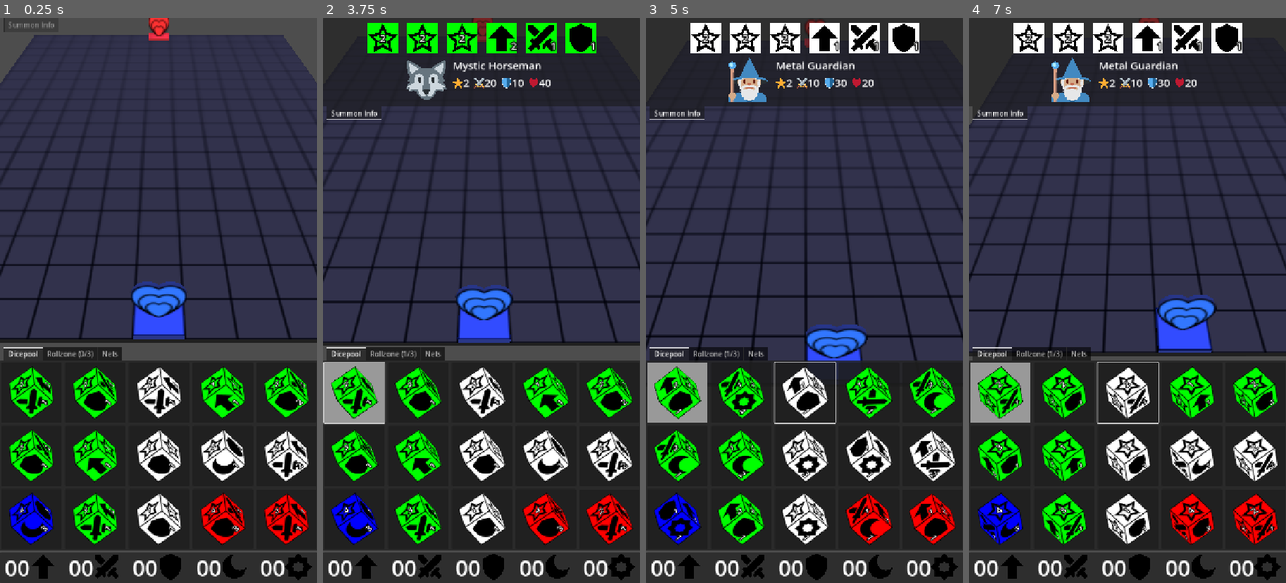
Above: before the commit, frames 1-4 (left to right).
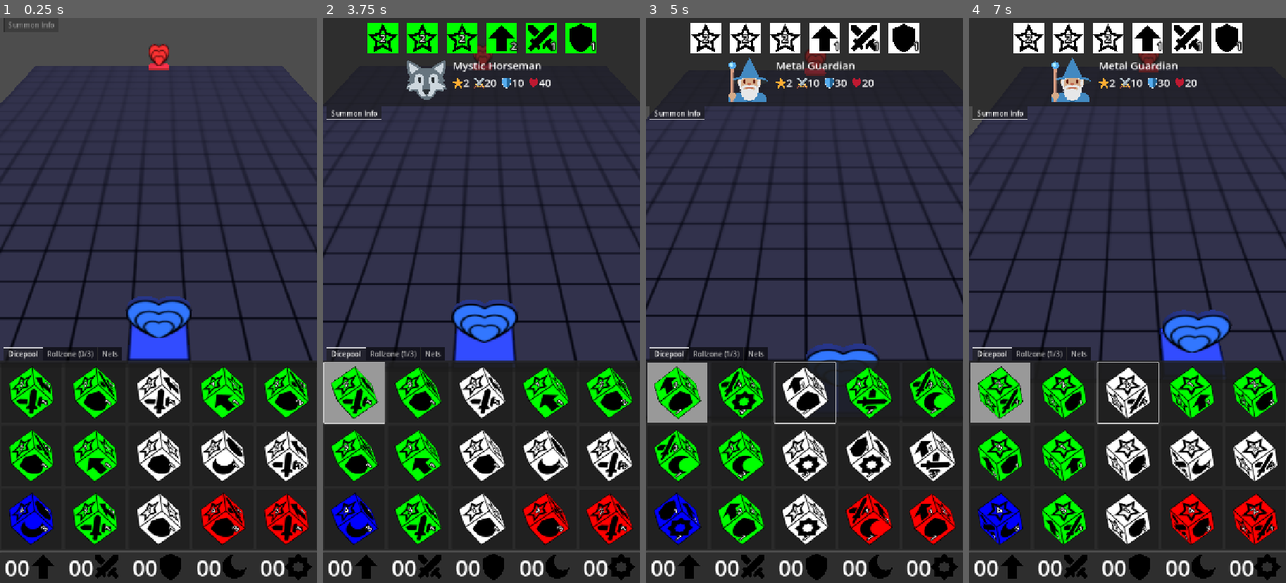
Above: after the commit, the same moments.

Repository: francocurotto/DDMre
Game: Godot game, scene res://scenes/duel.tscn
Two runs of this game, one before a commit and one after it. Both use one fixed random seed, a clock stepped at 60 frames per second and the inputs below.
Inputs (mouse positions are in pixels of both pictures, inside the frame that each line leads up to):
- Up to frame 1 (0.25 s): no input
- Up to frame 2 (3.75 s): click (354, 390) at 0.52 s; click (354, 390) at 1.27 s; click (354, 390) at 2.02 s; move the mouse to (551, 272) at 2.77 s; click (551, 272) at 2.92 s; drag from (418, 328) to (465, 413) at 3.52 s
- Up to frame 3 (5 s): move the mouse to (836, 176) at 4.27 s; click (836, 176) at 4.42 s
- Up to frame 4 (7 s): drag from (1111, 413) to (1032, 215) at 5.02 s; move the mouse to (1222, 385) at 5.77 s; click (1222, 385) at 5.92 s; drag from (1032, 215) to (1079, 159) at 6.52 s

The runs differ from the first frame. In frame 1, 15% of the frame differs, in the area x 0-100%, y 0-61%; in frame 2, 9.3%; in frame 3, 7.0%; in frame 4, 8.1%.

Commit message:
fix camera zoom

Diff:
--- a/source/scenes/duel.tscn
+++ b/source/scenes/duel.tscn
@@ -11,7 +11,7 @@
 [node name="Dungeon" parent="." instance=ExtResource("2_j5jx5")]
 
 [node name="DuelCamera" parent="." instance=ExtResource("3_mgajk")]
-transform = Transform3D(1, 0, 0, 0, 0.642787, 0.766044, 0, -0.766044, 0.642787, 0, 5.86023, 4.42432)
+transform = Transform3D(1, 0, 0, 0, 0.707106, 0.707106, 0, -0.707106, 0.707106, 0, 5, 4)
 
 [node name="DirectionalLight3D" type="DirectionalLight3D" parent="."]
 transform = Transform3D(1, 0, 0, 0, 0.684331, 0.729172, 0, -0.729171, 0.684332, 0, 8.089, 6.504)
--- a/source/scenes/duel_camera/duel_camera.gd
+++ b/source/scenes/duel_camera/duel_camera.gd
@@ -17,6 +17,5 @@
 
 func zoom(zoom_force):
 	var delta = get_process_delta_time()
-	print(transform.basis.z * ZOOM_SPEED * zoom_force * delta)
-	translate(transform.basis.z * ZOOM_SPEED * zoom_force * delta)
+	position += transform.basis.z * ZOOM_SPEED * zoom_force * delta
 #endregion
--- a/source/scenes/duel_camera/duel_camera.tscn
+++ b/source/scenes/duel_camera/duel_camera.tscn
@@ -3,5 +3,5 @@
 [ext_resource type="Script" uid="uid://cxgff3x4a2nm3" path="res://scenes/duel_camera/duel_camera.gd" id="1_1x3el"]
 
 [node name="DuelCamera" type="Camera3D"]
-transform = Transform3D(1, 0, 0, 0, 0.642787, 0.766044, 0, -0.766044, 0.642787, 0, 0, 0)
+transform = Transform3D(1, 0, 0, 0, 0.707106, 0.707106, 0, -0.707106, 0.707106, 0, 0, 0)
 script = ExtResource("1_1x3el")
Not shown, changed: TODO.md
